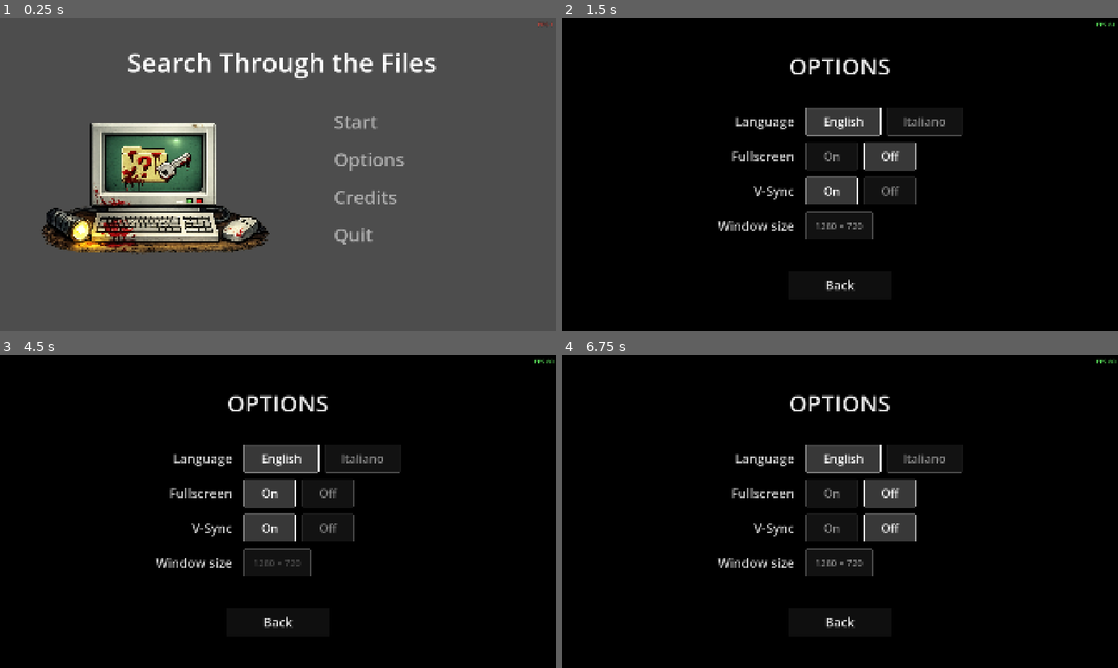
Above: before the commit, frames 1-4 (two rows, left to right).
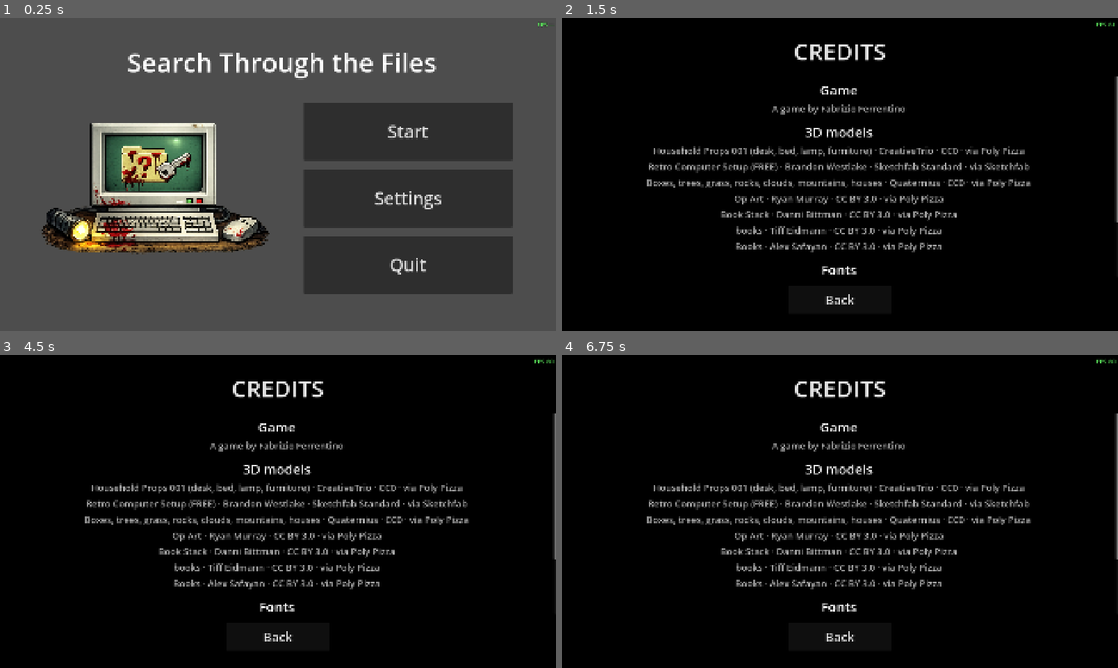
Above: after the commit, the same moments.

Repository: fabrizio-ferrentino/search-through-the-files
Game: Godot game, scene res://scenes/main_menu.tscn
Same seed, same stepped clock (60 frames per second), same inputs: the game is played once before the commit and once after it.
Inputs:
- Up to frame 1 (0.25 s): no input
- Up to frame 2 (1.5 s): click "Options" (after the commit: "Settings") at 0.5 s; click "Credits" at 1.25 s
- Up to frame 3 (4.5 s): click "Start" at 2 s; click "Start" at 2.75 s; click "English" at 3.5 s; click "On" at 4.25 s
- Up to frame 4 (6.75 s): click "Off" at 5 s; click "On" at 5.75 s; click "Off" at 6.5 s

The runs differ from the first frame. In frame 1, 21% of the frame differs, in the area x 54-100%, y 1-89%; in frame 2, 9.3%; in frame 3, 9.4%; in frame 4, 9.3%.

Commit message:
Bring back the boxed menu buttons and move credits into Settings
The buttons are boxed again, now identical and aligned. Options is
renamed Settings and holds the Credits button. Only window sizes that
fit the screen's usable area with room for the title bar are offered:
1920x1080 on a 1920x1080 screen covered it and looked fullscreen.

Diff:
--- a/locale/ui.csv
+++ b/locale/ui.csv
@@ -212,9 +212,9 @@
 WK_V_7,P.S. I wrote down %s so I would not forget.,P.S. ho segnato %s per non scordarlo.
 WK_V_8,To log on remember: %s.,Per accedere ricordarsi di: %s.
 UI_START,Start,Avvia
-UI_OPTIONS,Options,Opzioni
+UI_OPTIONS,Settings,Impostazioni
 UI_QUIT,Quit,Esci
-UI_OPTIONS_TITLE,OPTIONS,OPZIONI
+UI_OPTIONS_TITLE,SETTINGS,IMPOSTAZIONI
 UI_LANGUAGE,Language,Lingua
 UI_BACK,Back,Indietro
 UI_CREDITS,Credits,Riconoscimenti
--- a/scenes/main_menu.tscn
+++ b/scenes/main_menu.tscn
@@ -18,70 +18,32 @@
 
 [node name="Start" type="Button" parent="button_manager" unique_id=624166923]
 layout_mode = 0
-offset_left = 1150.0
-offset_top = 300.0
-offset_right = 1750.0
-offset_bottom = 410.0
-theme_override_colors/font_color = Color(0.68, 0.68, 0.68, 1)
-theme_override_colors/font_hover_color = Color(1, 1, 1, 1)
-theme_override_colors/font_pressed_color = Color(0.85, 0.85, 0.85, 1)
-theme_override_colors/font_focus_color = Color(1, 1, 1, 1)
-theme_override_colors/font_hover_pressed_color = Color(1, 1, 1, 1)
-theme_override_font_sizes/font_size = 64
+offset_left = 1050.0
+offset_top = 290.0
+offset_right = 1770.0
+offset_bottom = 490.0
+theme_override_font_sizes/font_size = 60
 theme_override_styles/focus = SubResource("StyleBoxEmpty_menu")
-flat = true
-alignment = 0
 text = "Start"
 
 [node name="Option" type="Button" parent="button_manager" unique_id=1272375437]
 layout_mode = 0
-offset_left = 1150.0
-offset_top = 430.0
-offset_right = 1750.0
-offset_bottom = 540.0
-theme_override_colors/font_color = Color(0.68, 0.68, 0.68, 1)
-theme_override_colors/font_hover_color = Color(1, 1, 1, 1)
-theme_override_colors/font_pressed_color = Color(0.85, 0.85, 0.85, 1)
-theme_override_colors/font_focus_color = Color(1, 1, 1, 1)
-theme_override_colors/font_hover_pressed_color = Color(1, 1, 1, 1)
-theme_override_font_sizes/font_size = 64
+offset_left = 1050.0
+offset_top = 520.0
+offset_right = 1770.0
+offset_bottom = 720.0
+theme_override_font_sizes/font_size = 60
 theme_override_styles/focus = SubResource("StyleBoxEmpty_menu")
-flat = true
-alignment = 0
-text = "Options"
-
-[node name="Credits" type="Button" parent="button_manager"]
-layout_mode = 0
-offset_left = 1150.0
-offset_top = 560.0
-offset_right = 1750.0
-offset_bottom = 670.0
-theme_override_colors/font_color = Color(0.68, 0.68, 0.68, 1)
-theme_override_colors/font_hover_color = Color(1, 1, 1, 1)
-theme_override_colors/font_pressed_color = Color(0.85, 0.85, 0.85, 1)
-theme_override_colors/font_focus_color = Color(1, 1, 1, 1)
-theme_override_colors/font_hover_pressed_color = Color(1, 1, 1, 1)
-theme_override_font_sizes/font_size = 64
-theme_override_styles/focus = SubResource("StyleBoxEmpty_menu")
-flat = true
-alignment = 0
-text = "Credits"
+text = "Settings"
 
 [node name="Quit" type="Button" parent="button_manager" unique_id=452922375]
 layout_mode = 0
-offset_left = 1150.0
-offset_top = 690.0
-offset_right = 1750.0
-offset_bottom = 800.0
-theme_override_colors/font_color = Color(0.68, 0.68, 0.68, 1)
-theme_override_colors/font_hover_color = Color(1, 1, 1, 1)
-theme_override_colors/font_pressed_color = Color(0.85, 0.85, 0.85, 1)
-theme_override_colors/font_focus_color = Color(1, 1, 1, 1)
-theme_override_colors/font_hover_pressed_color = Color(1, 1, 1, 1)
-theme_override_font_sizes/font_size = 64
+offset_left = 1050.0
+offset_top = 750.0
+offset_right = 1770.0
+offset_bottom = 950.0
+theme_override_font_sizes/font_size = 60
 theme_override_styles/focus = SubResource("StyleBoxEmpty_menu")
-flat = true
-alignment = 0
 text = "Quit"
 
 [node name="Label" type="Label" parent="button_manager" unique_id=419814717]
@@ -115,6 +77,5 @@
 
 [connection signal="pressed" from="button_manager/Start" to="." method="_on_start_pressed"]
 [connection signal="pressed" from="button_manager/Option" to="." method="_on_option_pressed"]
-[connection signal="pressed" from="button_manager/Credits" to="." method="_on_credits_pressed"]
 [connection signal="pressed" from="button_manager/Quit" to="." method="_on_quit_pressed"]
 [connection signal="timeout" from="Fade_transition/fade_timer" to="." method="_on_fade_timer_timeout"]
--- a/scripts/GameManager.gd
+++ b/scripts/GameManager.gd
@@ -161,12 +161,17 @@
 	_applica_video()
 	_salva_video()
 
-# Le risoluzioni che stanno nello schermo su cui e' la finestra (le altre la farebbero uscire).
+# Le dimensioni che stanno DAVVERO nello schermo come finestra: dentro lo spazio utile (senza
+# la barra delle applicazioni) e con posto per la barra del titolo. Una finestra grande quanto
+# lo schermo (1920x1080 su uno schermo 1920x1080) lo copre tutto e sembra a schermo intero
+# (proprietario, 23/10/2026: "se metto 1920x1080 ... esce full screen lo stesso").
+const BARRA_TITOLO := 40
+
 func risoluzioni_possibili() -> Array[Vector2i]:
-	var schermo := DisplayServer.screen_get_size(DisplayServer.window_get_current_screen())
+	var utile := DisplayServer.screen_get_usable_rect(DisplayServer.window_get_current_screen()).size
 	var out: Array[Vector2i] = []
 	for r in RISOLUZIONI:
-		if r.x <= schermo.x and r.y <= schermo.y:
+		if r.x <= utile.x and r.y + BARRA_TITOLO <= utile.y:
 			out.append(r)
 	if out.is_empty():
 		out.append(RISOLUZIONI[0])
@@ -184,11 +189,16 @@
 		return
 	DisplayServer.window_set_mode(DisplayServer.WINDOW_MODE_WINDOWED)
 	if risoluzione != Vector2i.ZERO:
+		# una scelta salvata che non sta piu' (schermo cambiato, o salvata prima di questo
+		# controllo): la piu' grande che sta
+		var possibili := risoluzioni_possibili()
+		if not possibili.has(risoluzione):
+			risoluzione = possibili[possibili.size() - 1]
 		DisplayServer.window_set_size(risoluzione)
 		# ricentrata nello schermo, o allargandosi uscirebbe a destra e in basso
-		var sc := DisplayServer.window_get_current_screen()
-		var pos := DisplayServer.screen_get_position(sc) + (DisplayServer.screen_get_size(sc) - risoluzione) / 2
-		DisplayServer.window_set_position(pos)
+		var utile := DisplayServer.screen_get_usable_rect(DisplayServer.window_get_current_screen())
+		DisplayServer.window_set_position(utile.position + (utile.size - risoluzione) / 2
+				+ Vector2i(0, BARRA_TITOLO / 2))
 
 func _carica_video() -> void:
 	var cfg := ConfigFile.new()
--- a/scripts/credits_screen.gd
+++ b/scripts/credits_screen.gd
@@ -1,7 +1,7 @@
 class_name CreditsScreen
 extends CanvasLayer
 
-# Schermata RICONOSCIMENTI del menu principale (23/10/2026): chi ha fatto gli asset presi da
+# Schermata RICONOSCIMENTI, aperta dalle Impostazioni (23/10/2026): chi ha fatto gli asset presi da
 # fuori e con che licenza. Costruita in codice come OptionsScreen, con la stessa faccia.
 # I modelli CC-BY (il quadro e i tre libri) DEVONO essere citati: e' la condizione della
 # licenza. Gli altri (CC0, Sketchfab Standard, OFL) si citano per correttezza.
@@ -21,8 +21,7 @@
 ]
 
 func _ready() -> void:
-	layer = 10                                 # come le Opzioni: sopra il menu
-	_costruisci()
+	_costruisci()   # layer: lo fissa chi la apre (le Impostazioni, una sopra di se')
 
 func _input(event: InputEvent) -> void:
 	if event.is_action_pressed("ui_cancel"):   # ESC: come il pulsante Indietro
--- a/scripts/fps_counter.gd
+++ b/scripts/fps_counter.gd
@@ -25,7 +25,7 @@
 	_label.add_theme_color_override("font_outline_color", Color.BLACK)
 	_label.add_theme_constant_override("outline_size", 4)
 	add_child(_label)
-	_aggiorna()
+	_label.text = "FPS --"   # al primo frame il conteggio non c'e' ancora (dava "FPS 1" in rosso)
 
 func _process(delta: float) -> void:
 	_attesa += delta
--- a/scripts/main_menu.gd
+++ b/scripts/main_menu.gd
@@ -3,13 +3,12 @@
 var button_type = null
 
 var opzioni: OptionsScreen = null    # la schermata Opzioni, se aperta
-var riconoscimenti: CreditsScreen = null   # la schermata Riconoscimenti, se aperta
 
 func _ready() -> void:
 	GameManager.applica_video_salvato()   # schermo intero / V-Sync / finestra scelti nelle Opzioni
 	_etichette()
 
-# I quattro pulsanti del menu sono scritti nella SCENA (li ha messi il proprietario in
+# I tre pulsanti del menu sono scritti nella SCENA (li ha messi il proprietario in
 # editor): le etichette si assegnano qui, da locale/ui.csv, cosi' la scena non va
 # toccata e il menu segue la lingua come il resto del gioco. Il titolo no: il nome
 # del gioco non si traduce. Si richiama dopo un cambio di lingua nelle Opzioni,
@@ -17,7 +16,6 @@
 func _etichette() -> void:
 	$button_manager/Start.text = tr("UI_START")
 	$button_manager/Option.text = tr("UI_OPTIONS")
-	$button_manager/Credits.text = tr("UI_CREDITS")
 	$button_manager/Quit.text = tr("UI_QUIT")
 
 func _on_start_pressed() -> void:
@@ -27,8 +25,8 @@
 	$Fade_transition/fade_timer.start()
 	$Fade_transition/AnimationPlayer.play("fade_in")
 
-# OPZIONI: apre la schermata (scripts/options_screen.gd), che oggi contiene solo la
-# scelta della lingua. Prima questo pulsante era disabilitato nella scena e il suo
+# IMPOSTAZIONI: apre la schermata (scripts/options_screen.gd): lingua, video e, da li',
+# i riconoscimenti. Prima questo pulsante era disabilitato nella scena e il suo
 # callback chiudeva il gioco -- un pulsante "Opzioni" che spegne tutto e' peggio di uno
 # spento, quindi finche' non c'era niente da mostrare era giusto lasciarlo grigio.
 func _on_option_pressed() -> void:
@@ -37,13 +35,6 @@
 	opzioni = OptionsScreen.new()
 	opzioni.lingua_cambiata.connect(_etichette)
 	add_child(opzioni)
-
-# RICONOSCIMENTI: chi ha fatto gli asset e con che licenza (scripts/credits_screen.gd).
-func _on_credits_pressed() -> void:
-	if riconoscimenti != null and is_instance_valid(riconoscimenti):
-		return
-	riconoscimenti = CreditsScreen.new()
-	add_child(riconoscimenti)
 
 func _on_quit_pressed() -> void:
 	get_tree().quit()
--- a/scripts/options_screen.gd
+++ b/scripts/options_screen.gd
@@ -1,7 +1,7 @@
 class_name OptionsScreen
 extends CanvasLayer
 
-# Schermata OPZIONI del menu principale. Costruita in CODICE come le altre
+# Schermata IMPOSTAZIONI del menu principale (nel codice resta "options"). Costruita in CODICE come le altre
 # sovrimpressioni del gioco (pause_screen.gd, death_screen.gd) e non nella scena del
 # menu: quella scena e' del proprietario, e il menu si limita ad aprire questa.
 #
@@ -29,12 +29,16 @@
 var _testi_si_no: Array[Button] = [] # i pulsanti Si'/No, ritradotti col cambio di lingua
 var _titolo: Label
 var _indietro: Button
+var _crediti: Button
+var _schermata_crediti: CreditsScreen = null   # i Riconoscimenti, se aperti sopra questa
 
 func _ready() -> void:
 	layer = 10                                 # il menu non usa layer: qui sopra e' libero
 	_costruisci()
 
 func _input(event: InputEvent) -> void:
+	if _schermata_crediti != null and is_instance_valid(_schermata_crediti):
+		return                                 # ESC chiude prima i Riconoscimenti, sopra
 	if event.is_action_pressed("ui_cancel"):   # ESC: come il pulsante Indietro
 		get_viewport().set_input_as_handled()
 		chiudi()
@@ -92,13 +96,23 @@
 
 	vb.add_child(_stacco(60))
 
+	# in fondo: i Riconoscimenti (scripts/credits_screen.gd) e Indietro
+	var fondo := HBoxContainer.new()
+	fondo.alignment = BoxContainer.ALIGNMENT_CENTER
+	fondo.add_theme_constant_override("separation", 40)
+	vb.add_child(fondo)
+	_crediti = Button.new()
+	_crediti.name = "Riconoscimenti"
+	_crediti.custom_minimum_size = Vector2(420, 96)
+	_crediti.add_theme_font_size_override("font_size", 44)
+	_crediti.pressed.connect(_apri_crediti)
+	fondo.add_child(_crediti)
 	_indietro = Button.new()
 	_indietro.name = "Indietro"
 	_indietro.custom_minimum_size = Vector2(360, 96)
-	_indietro.size_flags_horizontal = Control.SIZE_SHRINK_CENTER
 	_indietro.add_theme_font_size_override("font_size", 44)
 	_indietro.pressed.connect(chiudi)
-	vb.add_child(_indietro)
+	fondo.add_child(_indietro)
 
 	_aggiorna_testi()
 	_aggiorna_selezione()
@@ -223,6 +237,14 @@
 
 # ---------------- reazioni ----------------
 
+# I Riconoscimenti si aprono SOPRA le Impostazioni (layer piu' alto); chiusi, si torna qui.
+func _apri_crediti() -> void:
+	if _schermata_crediti != null and is_instance_valid(_schermata_crediti):
+		return
+	_schermata_crediti = CreditsScreen.new()
+	_schermata_crediti.layer = layer + 1
+	add_child(_schermata_crediti)
+
 func _su_schermo_intero(on: bool) -> void:
 	GameManager.set_schermo_intero(on)
 
@@ -248,4 +270,5 @@
 	for r in _pulsanti_ris:
 		var ris: Vector2i = r
 		(_pulsanti_ris[r] as Button).text = tr("UI_RESOLUTION_FMT") % [ris.x, ris.y]
+	_crediti.text = tr("UI_CREDITS")
 	_indietro.text = tr("UI_BACK")
Binary file changed: locale/ui.en.translation
Binary file changed: locale/ui.it.translation
Not shown, changed: docs/code/CORE.md
